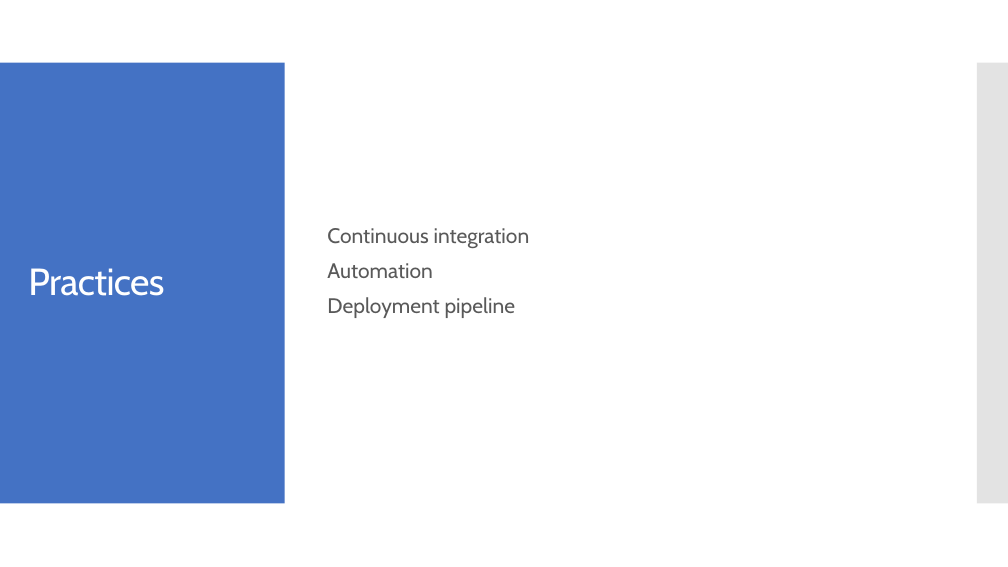
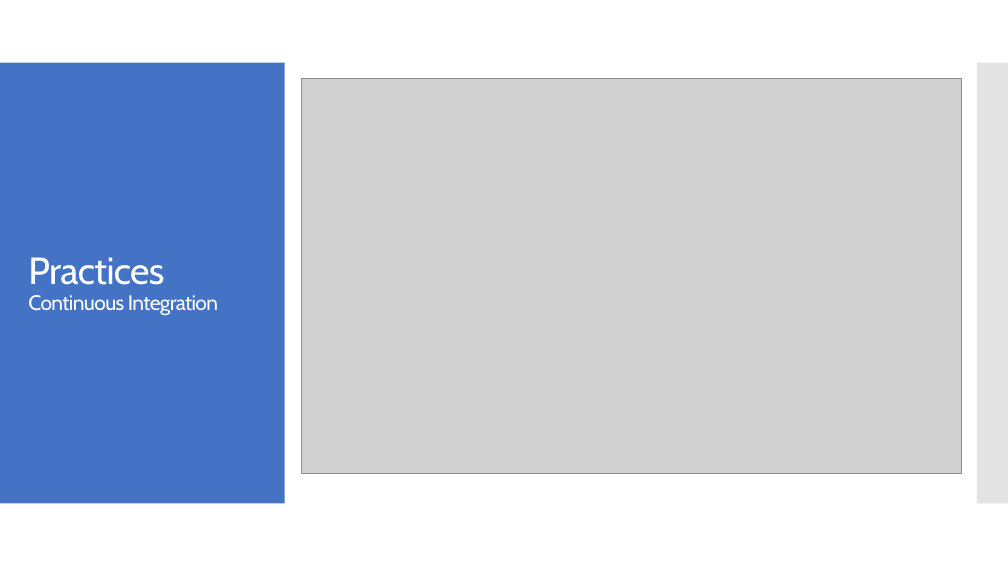
Before and after one commit to milodotnet/bootcamp, a slide deck: slide 17 of Bootcamp-ContinuousDelivery.pptx. Drawn at 1008x567 pixels with LibreOffice and Linux fonts; fonts in the diff are those of the drawing; grey boxes stand for pictures. Boxes give left, top, right and bottom in pixels: in the first picture for what was removed or moved away, otherwise in the second. Text is boxed around its words. In the diff, an @@ line names an element or a change of style, - is before the commit and + after.

Commit message:
Add 1st CI slide

```diff
--- a/Bootcamp-ContinuousDelivery.pptx
+++ b/Bootcamp-ContinuousDelivery.pptx
@@ picture added at [302,79,962,473] @@
@@ text removed at [327,228,530,318] @@
-Continuous integration
-Automation
-Deployment pipeline
@@ title at [28,257,218,315]: text changed; size 36 to 20 pt @@
-Practices
+Practices
+Continuous Integration
```
Also in this commit, not shown: 1 other slide changed, 1 slide added, 1 slide removed.
